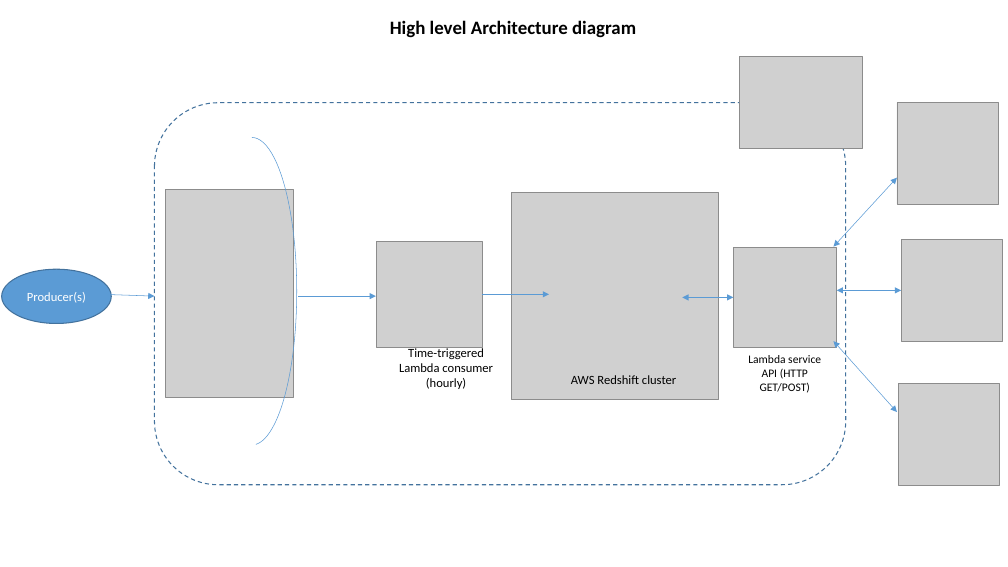
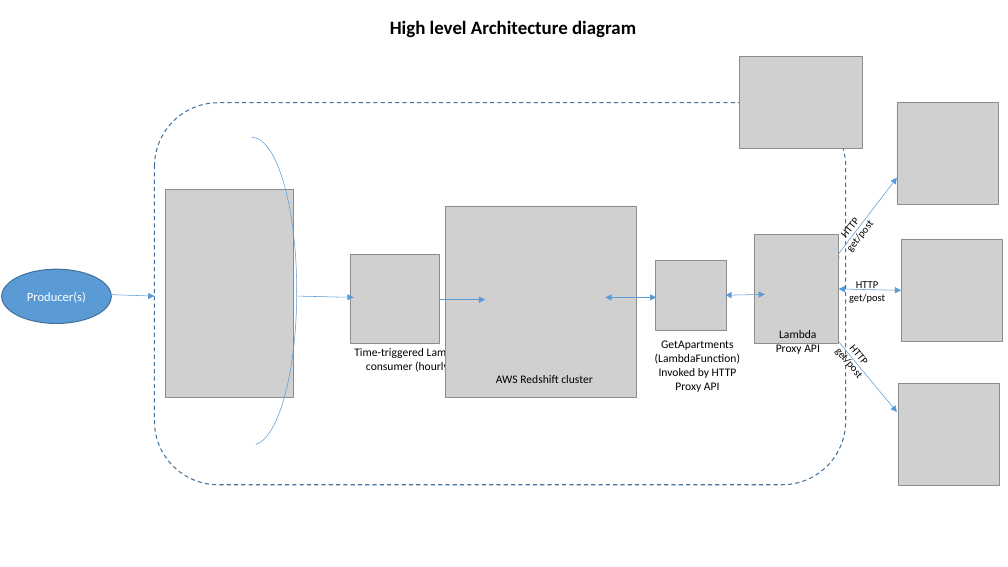
Before and after one commit to kamalnroy/berlinhousingdata, a slide deck: slide 1 of HLA.pptx. Drawn at 1008x567 pixels with LibreOffice and Linux fonts; fonts in the diff are those of the drawing; grey boxes stand for pictures. Boxes give left, top, right and bottom in pixels: in the first picture for what was removed or moved away, otherwise in the second. Text is boxed around its words. In the diff, an @@ line names an element or a change of style, - is before the commit and + after.

```diff
--- a/HLA.pptx
+++ b/HLA.pptx
@@ double arrow moved from (834, 247) - (897, 178) to (834, 261) - (897, 178) @@
@@ picture: place and size @@
-picture at [511,193,718,400]
+picture at [445,206,637,397]
@@ picture: place and size @@
-picture at [734,248,837,348]
+picture at [755,235,839,343]
@@ picture: place and size @@
-picture at [377,242,483,348]
+picture at [351,255,440,343]
@@ picture added at [656,261,727,330] @@
@@ arrow moved from (299, 296) - (376, 296) to (299, 296) - (354, 297) @@
@@ arrow moved from (482, 294) - (549, 294) to (440, 299) - (485, 299) @@
@@ double arrow moved from (683, 297) - (734, 297) to (606, 297) - (656, 297) @@
@@ double arrow added from (725, 296) to (765, 294), #5B9BD5 0.5 pt @@
@@ text added at [849,281,885,303], 10 pt, text #000000 @@
+HTTP get/post
@@ text added at [820,322,889,395], 10 pt, text #000000 @@
+HTTP get/post
@@ double arrow moved from (834, 341) - (897, 412) to (823, 324) - (897, 412) @@
@@ text "Time-triggered Lambda consumer (hourly)": place and size @@
-text "Time-triggered Lambda consumer (hourly)" at [399,346,493,389]
+text "Time-triggered Lambda consumer (hourly)" at [354,346,464,373]
@@ text "Time-triggered Lambda consumer (hourly)" at [354,346,464,373]: size 12 to 11 pt @@
@@ text at [655,340,740,392]: text changed @@
-Lambda service API (HTTP GET/POST)
+GetApartments (LambdaFunction)
+Invoked by HTTP Proxy API
@@ text added at [776,330,820,354], 11 pt, text #000000 @@
+Lambda Proxy API
@@ text "AWS Redshift cluster" at [496,375,593,383]: size 12 to 11 pt @@
@@ text "AWS Redshift cluster": place and size @@
-text "AWS Redshift cluster" at [571,375,676,384]
+text "AWS Redshift cluster" at [496,375,593,383]
@@ text added at [712,368,737,376], 10 pt, text #000000 @@
+HTTP get/post
```
